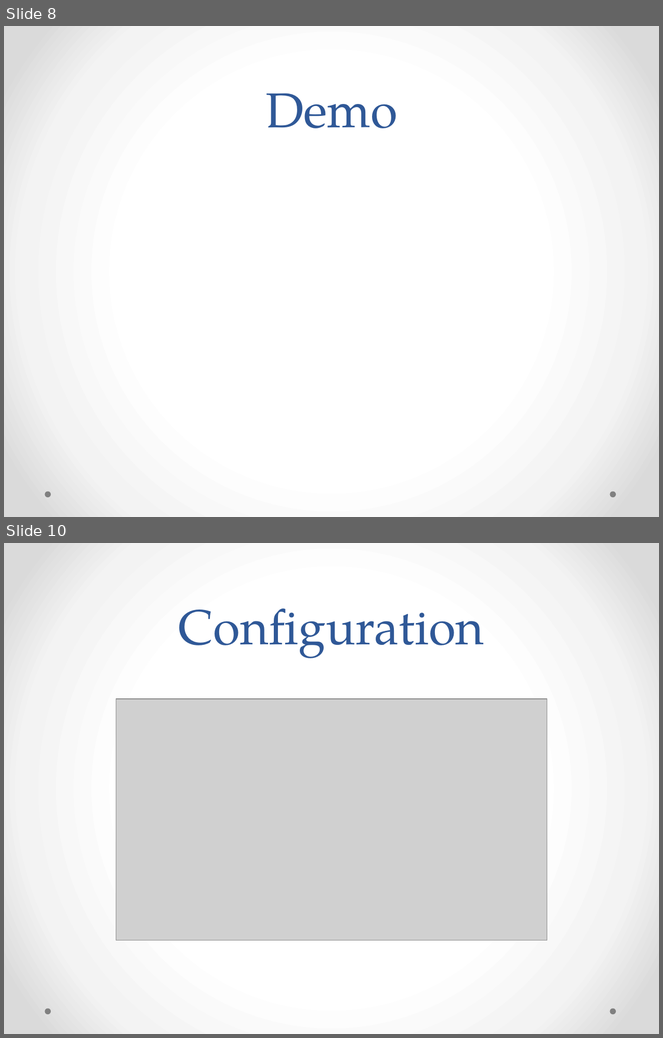
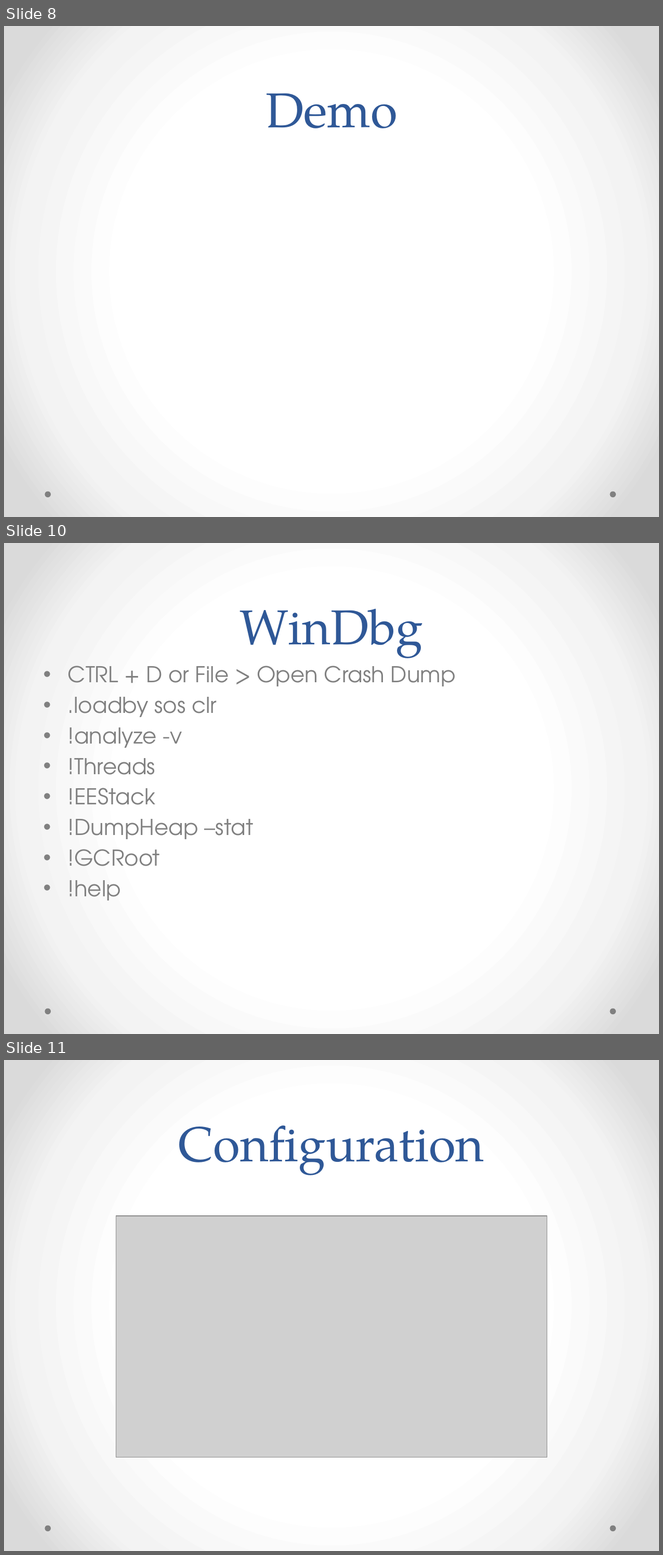
Before and after one commit to RyanHauert/presentations-debugging, a slide deck: Presentation/Production Issues.pptx. Shown one above the other, each under a label of ours: slides 8 and 10 before the commit, slides 8, 10 and 11 after it; the slides between them are not shown. The pictures are 663x1038 and 663x1555 pixels, drawn with LibreOffice and Linux fonts; fonts in the diff are those of the drawing; grey boxes stand for pictures. Boxes give left, top, right and bottom in pixels: in the first picture for what was removed or moved away, otherwise in the second. Text is boxed around its words. In the diff, an @@ line names an element or a change of style, - is before the commit and + after.

```diff
--- a/Presentation/Production Issues.pptx
+++ b/Presentation/Production Issues.pptx
@@ slide 10 added at bbox=[4, 543, 659, 1034], background gradient #FFFFFF to #F4F4F4 to #DADADA; not listed: 2 template elements that a slide beside it also shows @@
@@ title added at bbox=[240, 609, 423, 658], 54 pt, text #2F5897 @@
+WinDbg
@@ text added at bbox=[68, 666, 456, 901], 24 pt, text #808080 @@
+• CTRL + D or File > Open Crash Dump
+• .loadby sos clr
+• !analyze -v
+• !Threads
+• !EEStack
+• !DumpHeap –stat
+• !GCRoot
+• !help
@@ what was slide 10 is now slide 11 @@
```
Also in this commit, not shown: 1 slide changed, 4 other files.
